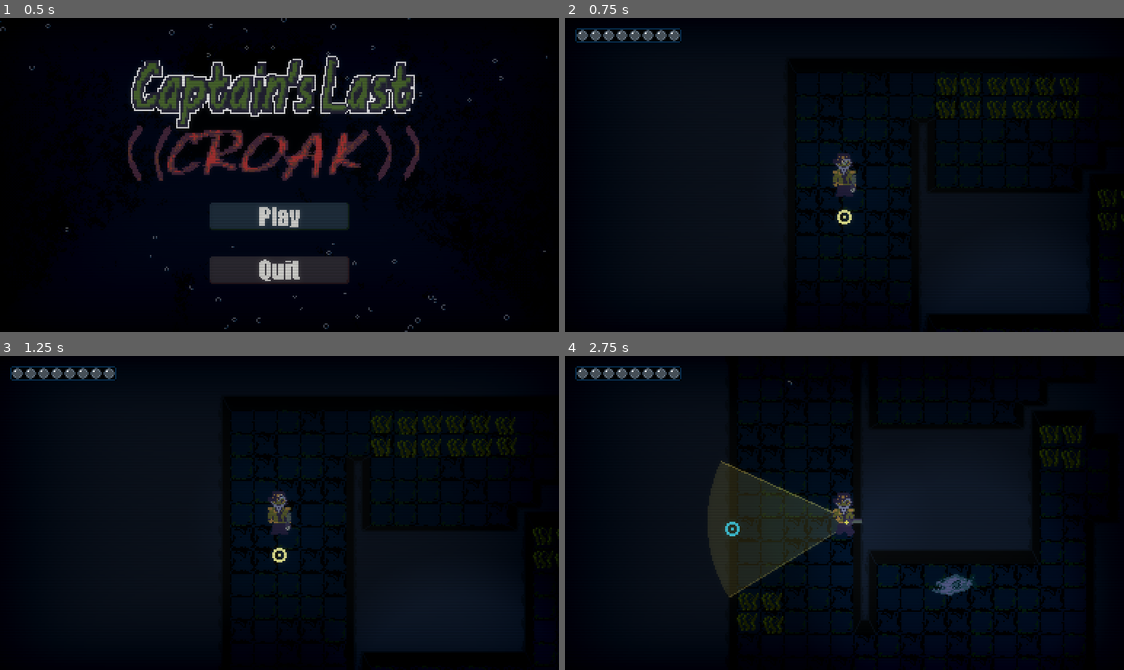
Above: before the commit, frames 1-4 (two rows, left to right).
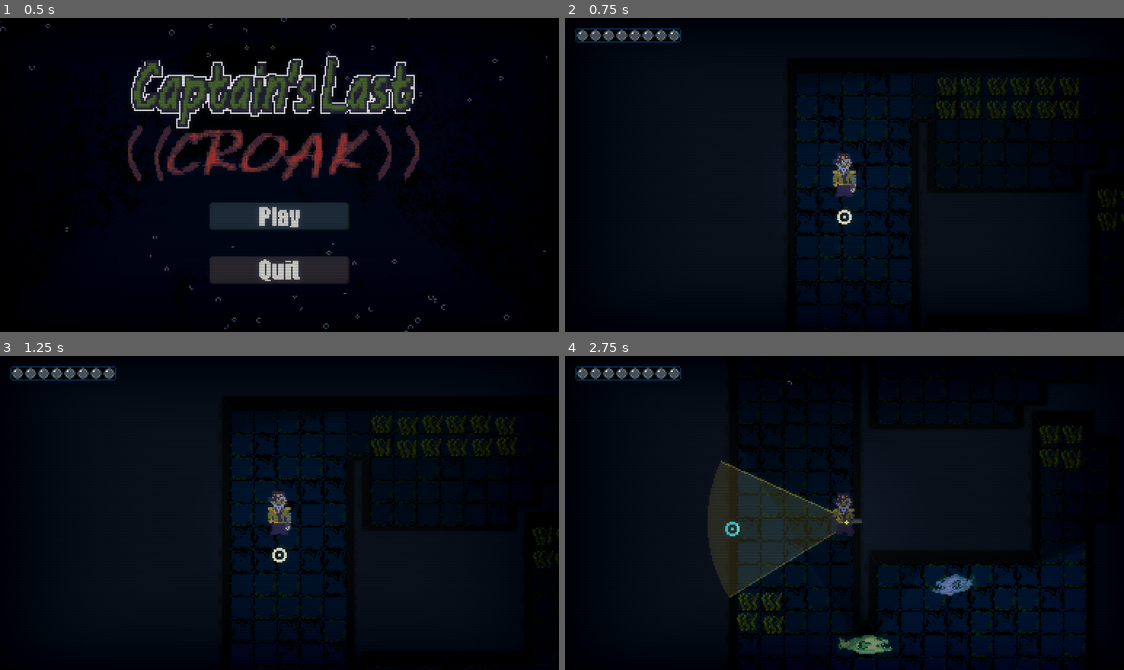
Above: after the commit, the same moments.

Repository: jablonskibrandan/GodotWild98
Game: Godot game, scene res://scenes/main_menu.tscn
The game is run twice, just before and just after one commit, with the same random seed, the same clock (stepped at 60 frames per second) and the same inputs. Sound files missing from this copy of the repository are replaced by a short silence.
Inputs (mouse positions are in pixels of both pictures, inside the frame that each line leads up to):
- Up to frame 1 (0.5 s): no input
- Up to frame 2 (0.75 s): click (844, 215) at 0.5 s
- Up to frame 3 (1.25 s): no input
- Up to frame 4 (2.75 s): tap Enter at 1.25 s; move the mouse to (967, 497) at 1.27 s; hold D (move_right) 1.28-2.03 s; hold F (flashlight_toggle) 1.28-2.03 s; move the mouse to (732, 528) at 2.02 s; hold S (move_down) from 2.03 s (still down); right-click (732, 528) at 2.1 s

Frame 1 is identical in both runs. In frame 2, 0.3% of the frame differs, in the area x 47-53%, y 43-66%; in frame 3, 0.2%; in frame 4, 0.8%, in the area x 30-74%, y 37-95%.

Commit message:
Light changes

Diff:
--- a/scenes/floor_one.tscn
+++ b/scenes/floor_one.tscn
@@ -16,9 +16,13 @@
 [ext_resource type="Script" uid="uid://0h04okl3wdaf" path="res://scripts/tools/naval_mine_tool.gd" id="11_tc85r"]
 [ext_resource type="PackedScene" uid="uid://d1jgjcardmcp1" path="res://scenes/player.tscn" id="12_2q86r"]
 [ext_resource type="PackedScene" path="res://scenes/bubble_bar.tscn" id="12_bubble_bar"]
+[ext_resource type="PackedScene" uid="uid://cqjl0cwe3lhux" path="res://scenes/monsters/yellow_monster.tscn" id="16_fio2n"]
 [ext_resource type="Shader" uid="uid://bogy8vvctkjss" path="res://visuals/crt_shader.gdshader" id="17_ap1ie"]
 [ext_resource type="PackedScene" uid="uid://dm48ti74qwqcc" path="res://scenes/monsters/base_blue_monster.tscn" id="18_8uit6"]
 [ext_resource type="Texture2D" uid="uid://qud7y6guapj7" path="res://visuals/ui/bubble_bar.png" id="19_tc85r"]
+
+[sub_resource type="OccluderPolygon2D" id="OccluderPolygon2D_tc85r"]
+polygon = PackedVector2Array(-8, -8, 8, -8, 8, 8, -8, 8)
 
 [sub_resource type="TileSetAtlasSource" id="TileSetAtlasSource_gnqv8"]
 texture = ExtResource("9_panii")
@@ -26,6 +30,7 @@
 0:0/0/modulate = Color(0.78533334, 0.77, 1, 1)
 0:0/0/terrain_set = 0
 0:0/0/terrain = 0
+0:0/0/occlusion_layer_0/polygon_0/polygon = SubResource("OccluderPolygon2D_tc85r")
 0:0/0/physics_layer_0/polygon_0/points = PackedVector2Array(-8, -8, 8, -8, 8, 8, -8, 8)
 0:0/0/terrains_peering_bit/right_side = 0
 0:0/0/terrains_peering_bit/bottom_side = 0
@@ -33,6 +38,7 @@
 1:0/0/modulate = Color(0.78533334, 0.77, 1, 1)
 1:0/0/terrain_set = 0
 1:0/0/terrain = 0
+1:0/0/occlusion_layer_0/polygon_0/polygon = SubResource("OccluderPolygon2D_tc85r")
 1:0/0/physics_layer_0/polygon_0/points = PackedVector2Array(-8, -8, 8, -8, 8, 8, -8, 8)
 1:0/0/terrains_peering_bit/right_side = 0
 1:0/0/terrains_peering_bit/left_side = 0
@@ -40,6 +46,7 @@
 2:0/0/modulate = Color(0.78533334, 0.77, 1, 1)
 2:0/0/terrain_set = 0
 2:0/0/terrain = 0
+2:0/0/occlusion_layer_0/polygon_0/polygon = SubResource("OccluderPolygon2D_tc85r")
 2:0/0/physics_layer_0/polygon_0/points = PackedVector2Array(-8, -8, 8, -8, 8, 8, -8, 8)
 2:0/0/terrains_peering_bit/bottom_side = 0
 2:0/0/terrains_peering_bit/left_side = 0
@@ -47,12 +54,14 @@
 3:0/0/modulate = Color(0.78533334, 0.77, 1, 1)
 3:0/0/terrain_set = 0
 3:0/0/terrain = 0
+3:0/0/occlusion_layer_0/polygon_0/polygon = SubResource("OccluderPolygon2D_tc85r")
 3:0/0/physics_layer_0/polygon_0/points = PackedVector2Array(-8, -8, 8, -8, 8, 8, -8, 8)
 3:0/0/terrains_peering_bit/bottom_side = 0
 4:0/0 = 0
 4:0/0/modulate = Color(0.78533334, 0.77, 1, 1)
 4:0/0/terrain_set = 0
 4:0/0/terrain = 0
+4:0/0/occlusion_layer_0/polygon_0/polygon = SubResource("OccluderPolygon2D_tc85r")
 4:0/0/physics_layer_0/polygon_0/points = PackedVector2Array(-8, -8, 8, -8, 8, 8, -8, 8)
 4:0/0/terrains_peering_bit/right_side = 0
 4:0/0/terrains_peering_bit/bottom_side = 0
@@ -61,6 +70,7 @@
 5:0/0/modulate = Color(0.78533334, 0.77, 1, 1)
 5:0/0/terrain_set = 0
 5:0/0/terrain = 0
+5:0/0/occlusion_layer_0/polygon_0/polygon = SubResource("OccluderPolygon2D_tc85r")
 5:0/0/physics_layer_0/polygon_0/points = PackedVector2Array(-8, -8, 8, -8, 8, 8, -8, 8)
 5:0/0/terrains_peering_bit/bottom_side = 0
 5:0/0/terrains_peering_bit/left_side = 0
@@ -69,6 +79,7 @@
 6:0/0/modulate = Color(0.78533334, 0.77, 1, 1)
 6:0/0/terrain_set = 0
 6:0/0/terrain = 0
+6:0/0/occlusion_layer_0/polygon_0/polygon = SubResource("OccluderPolygon2D_tc85r")
 6:0/0/physics_layer_0/polygon_0/points = PackedVector2Array(-8, -8, 8, -8, 8, 8, -8, 8)
 6:0/0/terrains_peering_bit/right_side = 0
 6:0/0/terrains_peering_bit/bottom_right_corner = 0
@@ -77,6 +88,7 @@
 7:0/0/modulate = Color(0.78533334, 0.77, 1, 1)
 7:0/0/terrain_set = 0
 7:0/0/terrain = 0
+7:0/0/occlusion_layer_0/polygon_0/polygon = SubResource("OccluderPolygon2D_tc85r")
 7:0/0/physics_layer_0/polygon_0/points = PackedVector2Array(-8, -8, 8, -8, 8, 8, -8, 8)
 7:0/0/terrains_peering_bit/right_side = 0
 7:0/0/terrains_peering_bit/bottom_right_corner = 0
@@ -87,6 +99,7 @@
 8:0/0/modulate = Color(0.78533334, 0.77, 1, 1)
 8:0/0/terrain_set = 0
 8:0/0/terrain = 0
+8:0/0/occlusion_layer_0/polygon_0/polygon = SubResource("OccluderPolygon2D_tc85r")
 8:0/0/physics_layer_0/polygon_0/points = PackedVector2Array(-8, -8, 8, -8, 8, 8, -8, 8)
 8:0/0/terrains_peering_bit/bottom_side = 0
 8:0/0/terrains_peering_bit/bottom_left_corner = 0
@@ -95,6 +108,7 @@
 9:0/0/modulate = Color(0.78533334, 0.77, 1, 1)
 9:0/0/terrain_set = 0
 9:0/0/terrain = 0
+9:0/0/occlusion_layer_0/polygon_0/polygon = SubResource("OccluderPolygon2D_tc85r")
 9:0/0/physics_layer_0/polygon_0/points = PackedVector2Array(-8, -8, 8, -8, 8, 8, -8, 8)
 9:0/0/terrains_peering_bit/right_side = 0
 9:0/0/terrains_peering_bit/bottom_right_corner = 0
@@ -107,6 +121,7 @@
 10:0/0/modulate = Color(0.78533334, 0.77, 1, 1)
 10:0/0/terrain_set = 0
 10:0/0/terrain = 0
+10:0/0/occlusion_layer_0/polygon_0/polygon = SubResource("OccluderPolygon2D_tc85r")
 10:0/0/physics_layer_0/polygon_0/points = PackedVector2Array(-8, -8, 8, -8, 8, 8, -8, 8)
 10:0/0/terrains_peering_bit/right_side = 0
 10:0/0/terrains_peering_bit/bottom_right_corner = 0
@@ -119,6 +134,7 @@
 11:0/0/modulate = Color(0.78533334, 0.77, 1, 1)
 11:0/0/terrain_set = 0
 11:0/0/terrain = 0
+11:0/0/occlusion_layer_0/polygon_0/polygon = SubResource("OccluderPolygon2D_tc85r")
 11:0/0/physics_layer_0/polygon_0/points = PackedVector2Array(-8, -8, 8, -8, 8, 8, -8, 8)
 11:0/0/terrains_peering_bit/right_side = 0
 11:0/0/terrains_peering_bit/left_side = 0
@@ -128,6 +144,7 @@
 12:0/0/modulate = Color(0.78533334, 0.77, 1, 1)
 12:0/0/terrain_set = 0
 12:0/0/terrain = 0
+12:0/0/occlusion_layer_0/polygon_0/polygon = SubResource("OccluderPolygon2D_tc85r")
 12:0/0/physics_layer_0/polygon_0/points = PackedVector2Array(-8, -8, 8, -8, 8, 8, -8, 8)
 12:0/0/terrains_peering_bit/right_side = 0
 12:0/0/terrains_peering_bit/left_side = 0
@@ -137,6 +154,7 @@
 13:0/0/modulate = Color(0.78533334, 0.77, 1, 1)
 13:0/0/terrain_set = 0
 13:0/0/terrain = 0
+13:0/0/occlusion_layer_0/polygon_0/polygon = SubResource("OccluderPolygon2D_tc85r")
 13:0/0/physics_layer_0/polygon_0/points = PackedVector2Array(-8, -8, 8, -8, 8, 8, -8, 8)
 13:0/0/terrains_peering_bit/right_side = 0
 13:0/0/terrains_peering_bit/bottom_right_corner = 0
@@ -146,6 +164,7 @@
 14:0/0/modulate = Color(0.78533334, 0.77, 1, 1)
 14:0/0/terrain_set = 0
 14:0/0/terrain = 0
+14:0/0/occlusion_layer_0/polygon_0/polygon = SubResource("OccluderPolygon2D_tc85r")
 14:0/0/physics_layer_0/polygon_0/points = PackedVector2Array(-8, -8, 8, -8, 8, 8, -8, 8)
 14:0/0/terrains_peering_bit/bottom_side = 0
 14:0/0/terrains_peering_bit/bottom_left_corner = 0
@@ -155,6 +174,7 @@
 15:0/0/modulate = Color(0.78533334, 0.77, 1, 1)
 15:0/0/terrain_set = 0
 15:0/0/terrain = 0
+15:0/0/occlusion_layer_0/polygon_0/polygon = SubResource("OccluderPolygon2D_tc85r")
 15:0/0/physics_layer_0/polygon_0/points = PackedVector2Array(-8, -8, 8, -8, 8, 8, -8, 8)
 15:0/0/terrains_peering_bit/right_side = 0
 15:0/0/terrains_peering_bit/bottom_side = 0
@@ -166,6 +186,7 @@
 16:0/0/modulate = Color(0.78533334, 0.77, 1, 1)
 16:0/0/terrain_set = 0
 16:0/0/terrain = 0
+16:0/0/occlusion_layer_0/polygon_0/polygon = SubResource("OccluderPolygon2D_tc85r")
 16:0/0/physics_layer_0/polygon_0/points = PackedVector2Array(-8, -8, 8, -8, 8, 8, -8, 8)
 16:0/0/terrains_peering_bit/right_side = 0
 16:0/0/terrains_peering_bit/bottom_right_corner = 0
@@ -177,6 +198,7 @@
 0:1/0/modulate = Color(0.78533334, 0.77, 1, 1)
 0:1/0/terrain_set = 0
 0:1/0/terrain = 0
+0:1/0/occlusion_layer_0/polygon_0/polygon = SubResource("OccluderPolygon2D_tc85r")
 0:1/0/physics_layer_0/polygon_0/points = PackedVector2Array(-8, -8, 8, -8, 8, 8, -8, 8)
 0:1/0/terrains_peering_bit/bottom_side = 0
 0:1/0/terrains_peering_bit/top_side = 0
@@ -184,11 +206,13 @@
 1:1/0/modulate = Color(0.78533334, 0.77, 1, 1)
 1:1/0/terrain_set = 0
 1:1/0/terrain = 0
+1:1/0/occlusion_layer_0/polygon_0/polygon = SubResource("OccluderPolygon2D_tc85r")
 1:1/0/physics_layer_0/polygon_0/points = PackedVector2Array(-8, -8, 8, -8, 8, 8, -8, 8)
 2:1/0 = 0
 2:1/0/modulate = Color(0.78533334, 0.77, 1, 1)
 2:1/0/terrain_set = 0
 2:1/0/terrain = 0
+2:1/0/occlusion_layer_0/polygon_0/polygon = SubResource("OccluderPolygon2D_tc85r")
 2:1/0/physics_layer_0/polygon_0/points = PackedVector2Array(-8, -8, 8, -8, 8, 8, -8, 8)
 2:1/0/terrains_peering_bit/bottom_side = 0
 2:1/0/terrains_peering_bit/top_side = 0
@@ -196,12 +220,14 @@
 3:1/0/modulate = Color(0.78533334, 0.77, 1, 1)
 3:1/0/terrain_set = 0
 3:1/0/terrain = 0
+3:1/0/occlusion_layer_0/polygon_0/polygon = SubResource("OccluderPolygon2D_tc85r")
 3:1/0/physics_layer_0/polygon_0/points = PackedVector2Array(-8, -8, 8, -8, 8, 8, -8, 8)
 3:1/0/terrains_peering_bit/top_side = 0
 4:1/0 = 0
 4:1/0/modulate = Color(0.78533334, 0.77, 1, 1)
 4:1/0/terrain_set = 0
 4:1/0/terrain = 0
+4:1/0/occlusion_layer_0/polygon_0/polygon = SubResource("OccluderPolygon2D_tc85r")
 4:1/0/physics_layer_0/polygon_0/points = PackedVector2Array(-8, -8, 8, -8, 8, 8, -8, 8)
 4:1/0/terrains_peering_bit/right_side = 0
 4:1/0/terrains_peering_bit/bottom_side = 0
@@ -210,6 +236,7 @@
 5:1/0/modulate = Color(0.78533334, 0.77, 1, 1)
 5:1/0/terrain_set = 0
 5:1/0/terrain = 0
+5:1/0/occlusion_layer_0/polygon_0/polygon = SubResource("OccluderPolygon2D_tc85r")
 5:1/0/physics_layer_0/polygon_0/points = PackedVector2Array(-8, -8, 8, -8, 8, 8, -8, 8)
 5:1/0/terrains_peering_bit/right_side = 0
 5:1/0/terrains_peering_bit/left_side = 0
@@ -218,6 +245,7 @@
 6:1/0/modulate = Color(0.78533334, 0.77, 1, 1)
 6:1/0/terrain_set = 0
 6:1/0/terrain = 0
+6:1/0/occlusion_layer_0/polygon_0/polygon = SubResource("OccluderPolygon2D_tc85r")
 6:1/0/physics_layer_0/polygon_0/points = PackedVector2Array(-8, -8, 8, -8, 8, 8, -8, 8)
 6:1/0/terrains_peering_bit/right_side = 0
 6:1/0/terrains_peering_bit/bottom_right_corner = 0
@@ -228,6 +256,7 @@
 7:1/0/modulate = Color(0.78533334, 0.77, 1, 1)
 7:1/0/terrain_set = 0
 7:1/0/terrain = 0
+7:1/0/occlusion_layer_0/polygon_0/polygon = SubResource("OccluderPolygon2D_tc85r")
 7:1/0/physics_layer_0/polygon_0/points = PackedVector2Array(-8, -8, 8, -8, 8, 8, -8, 8)
 7:1/0/terrains_peering_bit/right_side = 0
 7:1/0/terrains_peering_bit/bottom_right_corner = 0
@@ -241,6 +270,7 @@
 8:1/0/modulate = Color(0.78533334, 0.77, 1, 1)
 8:1/0/terrain_set = 0
 8:1/0/terrain = 0
+8:1/0/occlusion_layer_0/polygon_0/polygon = SubResource("OccluderPolygon2D_tc85r")
 8:1/0/physics_layer_0/polygon_0/points = PackedVector2Array(-8, -8, 8, -8, 8, 8, -8, 8)
 8:1/0/terrains_peering_bit/bottom_side = 0
 8:1/0/terrains_peering_bit/bottom_left_corner = 0
@@ -251,6 +281,7 @@
 9:1/0/modulate = Color(0.78533334, 0.77, 1, 1)
 9:1/0/terrain_set = 0
 9:1/0/terrain = 0
+9:1/0/occlusion_layer_0/polygon_0/polygon = SubResource("OccluderPolygon2D_tc85r")
 9:1/0/physics_layer_0/polygon_0/points = PackedVector2Array(-8, -8, 8, -8, 8, 8, -8, 8)
 9:1/0/terrains_peering_bit/right_side = 0
 9:1/0/terrains_peering_bit/bottom_right_corner = 0
@@ -263,6 +294,7 @@
 10:1/0/modulate = Color(0.78533334, 0.77, 1, 1)
 10:1/0/terrain_set = 0
 10:1/0/terrain = 0
+10:1/0/occlusion_layer_0/polygon_0/polygon = SubResource("OccluderPolygon2D_tc85r")
 10:1/0/physics_layer_0/polygon_0/points = PackedVector2Array(-8, -8, 8, -8, 8, 8, -8, 8)
 10:1/0/terrains_peering_bit/right_side = 0
 10:1/0/terrains_peering_bit/bottom_side = 0
@@ -275,6 +307,7 @@
 11:1/0/modulate = Color(0.78533334, 0.77, 1, 1)
 11:1/0/terrain_set = 0
 11:1/0/terrain = 0
+11:1/0/occlusion_layer_0/polygon_0/polygon = SubResource("OccluderPolygon2D_tc85r")
 11:1/0/physics_layer_0/polygon_0/points = PackedVector2Array(-8, -8, 8, -8, 8, 8, -8, 8)
 11:1/0/terrains_peering_bit/right_side = 0
 11:1/0/terrains_peering_bit/bottom_right_corner = 0
@@ -284,6 +317,7 @@
 12:1/0/modulate = Color(0.78533334, 0.77, 1, 1)
 12:1/0/terrain_set = 0
 12:1/0/terrain = 0
+12:1/0/occlusion_layer_0/polygon_0/polygon = SubResource("OccluderPolygon2D_tc85r")
 12:1/0/physics_layer_0/polygon_0/points = PackedVector2Array(-8, -8, 8, -8, 8, 8, -8, 8)
 12:1/0/terrains_peering_bit/right_side = 0
 12:1/0/terrains_peering_bit/bottom_side = 0
@@ -293,6 +327,7 @@
 13:1/0/modulate = Color(0.78533334, 0.77, 1, 1)
 13:1/0/terrain_set = 0
 13:1/0/terrain = 0
+13:1/0/occlusion_layer_0/polygon_0/polygon = SubResource("OccluderPolygon2D_tc85r")
 13:1/0/physics_layer_0/polygon_0/points = PackedVector2Array(-8, -8, 8, -8, 8, 8, -8, 8)
 13:1/0/terrains_peering_bit/right_side = 0
 13:1/0/terrains_peering_bit/bottom_side = 0
@@ -302,6 +337,7 @@
 14:1/0/modulate = Color(0.78533334, 0.77, 1, 1)
 14:1/0/terrain_set = 0
 14:1/0/terrain = 0
+14:1/0/occlusion_layer_0/polygon_0/polygon = SubResource("OccluderPolygon2D_tc85r")
 14:1/0/physics_layer_0/polygon_0/points = PackedVector2Array(-8, -8, 8, -8, 8, 8, -8, 8)
 14:1/0/terrains_peering_bit/bottom_side = 0
 14:1/0/terrains_peering_bit/left_side = 0
@@ -311,6 +347,7 @@
 15:1/0/modulate = Color(0.78533334, 0.77, 1, 1)
 15:1/0/terrain_set = 0
 15:1/0/terrain = 0
+15:1/0/occlusion_layer_0/polygon_0/polygon = SubResource("OccluderPolygon2D_tc85r")
 15:1/0/physics_layer_0/polygon_0/points = PackedVector2Array(-8, -8, 8, -8, 8, 8, -8, 8)
 15:1/0/terrains_peering_bit/right_side = 0
 15:1/0/terrains_peering_bit/bottom_right_corner = 0
@@ -322,6 +359,7 @@
 16:1/0/modulate = Color(0.78533334, 0.77, 1, 1)
 16:1/0/terrain_set = 0
 16:1/0/terrain = 0
+16:1/0/occlusion_layer_0/polygon_0/polygon = SubResource("OccluderPolygon2D_tc85r")
 16:1/0/physics_layer_0/polygon_0/points = PackedVector2Array(-8, -8, 8, -8, 8, 8, -8, 8)
 16:1/0/terrains_peering_bit/right_side = 0
 16:1/0/terrains_peering_bit/bottom_side = 0
@@ -333,6 +371,7 @@
 0:2/0/modulate = Color(0.78533334, 0.77, 1, 1)
 0:2/0/terrain_set = 0
 0:2/0/terrain = 0
+0:2/0/occlusion_layer_0/polygon_0/polygon = SubResource("OccluderPolygon2D_tc85r")
 0:2/0/physics_layer_0/polygon_0/points = PackedVector2Array(-8, -8, 8, -8, 8, 8, -8, 8)
 0:2/0/terrains_peering_bit/right_side = 0
 0:2/0/terrains_peering_bit/top_side = 0
@@ -340,6 +379,7 @@
 1:2/0/modulate = Color(0.78533334, 0.77, 1, 1)
 1:2/0/terrain_set = 0
 1:2/0/terrain = 0
+1:2/0/occlusion_layer_0/polygon_0/polygon = SubResource("OccluderPolygon2D_tc85r")
 1:2/0/physics_layer_0/polygon_0/points = PackedVector2Array(-8, -8, 8, -8, 8, 8, -8, 8)
 1:2/0/terrains_peering_bit/right_side = 0
 1:2/0/terrains_peering_bit/left_side = 0
@@ -347,6 +387,7 @@
 2:2/0/modulate = Color(0.78533334, 0.77, 1, 1)
 2:2/0/terrain_set = 0
 2:2/0/terrain = 0
+2:2/0/occlusion_layer_0/polygon_0/polygon = SubResource("OccluderPolygon2D_tc85r")
 2:2/0/physics_layer_0/polygon_0/points = PackedVector2Array(-8, -8, 8, -8, 8, 8, -8, 8)
 2:2/0/terrains_peering_bit/left_side = 0
 2:2/0/terrains_peering_bit/top_side = 0
@@ -354,18 +395,21 @@
 3:2/0/modulate = Color(0.78533334, 0.77, 1, 1)
 3:2/0/terrain_set = 0
 3:2/0/terrain = 0
+3:2/0/occlusion_layer_0/polygon_0/polygon = SubResource("OccluderPolygon2D_tc85r")
 3:2/0/physics_layer_0/polygon_0/points = PackedVector2Array(-8, -8, 8, -8, 8, 8, -8, 8)
 3:2/0/terrains_peering_bit/right_side = 0
 4:2/0 = 0
 4:2/0/modulate = Color(0.78533334, 0.77, 1, 1)
 4:2/0/terrain_set = 0
 4:2/0/terrain = 0
+4:2/0/occlusion_layer_0/polygon_0/polygon = SubResource("OccluderPolygon2D_tc85r")
 4:2/0/physics_layer_0/polygon_0/points = PackedVector2Array(-8, -8, 8, -8, 8, 8, -8, 8)
 4:2/0/terrains_peering_bit/left_side = 0
 5:2/0 = 0
 5:2/0/modulate = Color(0.78533334, 0.77, 1, 1)
 5:2/0/terrain_set = 0
 5:2/0/terrain = 0
+5:2/0/occlusion_layer_0/polygon_0/polygon = SubResource("OccluderPolygon2D_tc85r")
 5:2/0/physics_layer_0/polygon_0/points = PackedVector2Array(-8, -8, 8, -8, 8, 8, -8, 8)
 5:2/0/terrains_peering_bit/right_side = 0
 5:2/0/terrains_peering_bit/bottom_side = 0
@@ -375,6 +419,7 @@
 6:2/0/modulate = Color(0.78533334, 0.77, 1, 1)
 6:2/0/terrain_set = 0
 6:2/0/terrain = 0
+6:2/0/occlusion_layer_0/polygon_0/polygon = SubResource("OccluderPolygon2D_tc85r")
 6:2/0/physics_layer_0/polygon_0/points = PackedVector2Array(-8, -8, 8, -8, 8, 8, -8, 8)
 6:2/0/terrains_peering_bit/right_side = 0
 6:2/0/terrains_peering_bit/top_side = 0
@@ -383,6 +428,7 @@
 7:2/0/modulate = Color(0.78533334, 0.77, 1, 1)
 7:2/0/terrain_set = 0
 7:2/0/terrain = 0
+7:2/0/occlusion_layer_0/polygon_0/polygon = SubResource("OccluderPolygon2D_tc85r")
 7:2/0/physics_layer_0/polygon_0/points = PackedVector2Array(-8, -8, 8, -8, 8, 8, -8, 8)
 7:2/0/terrains_peering_bit/right_side = 0
 7:2/0/terrains_peering_bit/left_side = 0
@@ -393,6 +439,7 @@
 8:2/0/modulate = Color(0.78533334, 0.77, 1, 1)
 8:2/0/terrain_set = 0
 8:2/0/terrain = 0
+8:2/0/occlusion_layer_0/polygon_0/polygon = SubResource("OccluderPolygon2D_tc85r")
 8:2/0/physics_layer_0/polygon_0/points = PackedVector2Array(-8, -8, 8, -8, 8, 8, -8, 8)
 8:2/0/terrains_peering_bit/left_side = 0
 8:2/0/terrains_peering_bit/top_left_corner = 0
@@ -401,6 +448,7 @@
 9:2/0/modulate = Color(0.78533334, 0.77, 1, 1)
 9:2/0/terrain_set = 0
 9:2/0/terrain = 0
+9:2/0/occlusion_layer_0/polygon_0/polygon = SubResource("OccluderPolygon2D_tc85r")
 9:2/0/physics_layer_0/polygon_0/points = PackedVector2Array(-8, -8, 8, -8, 8, 8, -8, 8)
 9:2/0/terrains_peering_bit/right_side = 0
 9:2/0/terrains_peering_bit/bottom_right_corner = 0
@@ -412,6 +460,7 @@
 10:2/0/modulate = Color(0.78533334, 0.77, 1, 1)
 10:2/0/terrain_set = 0
 10:2/0/terrain = 0
+10:2/0/occlusion_layer_0/polygon_0/polygon = SubResource("OccluderPolygon2D_tc85r")
 10:2/0/physics_layer_0/polygon_0/points = PackedVector2Array(-8, -8, 8, -8, 8, 8, -8, 8)
 10:2/0/terrains_peering_bit/right_side = 0
 10:2/0/terrains_peering_bit/bottom_side = 0
@@ -423,6 +472,7 @@
 13:2/0/modulate = Color(0.78533334, 0.77, 1, 1)
 13:2/0/terrain_set = 0
 13:2/0/terrain = 0
+13:2/0/occlusion_layer_0/polygon_0/polygon = SubResource("OccluderPolygon2D_tc85r")
 13:2/0/physics_layer_0/polygon_0/points = PackedVector2Array(-8, -8, 8, -8, 8, 8, -8, 8)
 13:2/0/terrains_peering_bit/right_side = 0
 13:2/0/terrains_peering_bit/bottom_side = 0
@@ -433,6 +483,7 @@
 14:2/0/modulate = Color(0.78533334, 0.77, 1, 1)
 14:2/0/terrain_set = 0
 14:2/0/terrain = 0
+14:2/0/occlusion_layer_0/polygon_0/polygon = SubResource("OccluderPolygon2D_tc85r")
 14:2/0/physics_layer_0/polygon_0/points = PackedVector2Array(-8, -8, 8, -8, 8, 8, -8, 8)
 14:2/0/terrains_peering_bit/right_side = 0
 14:2/0/terrains_peering_bit/bottom_right_corner = 0
@@ -474,6 +525,9 @@
 2:0/0/navigation_layer_0/polygon = SubResource("NavigationPolygon_y0f35")
 
 [sub_resource type="TileSet" id="TileSet_bhunq"]
+uv_clipping = true
+occlusion_layer_0/light_mask = 1
+occlusion_layer_0/sdf_collision = true
 physics_layer_0/collision_layer = 1
 physics_layer_0/collision_mask = 0
 terrain_set_0/mode = 0
@@ -585,6 +639,9 @@
 [node name="Blue_Monster" parent="MonsterManager" unique_id=447894495 instance=ExtResource("18_8uit6")]
 position = Vector2(182, 269)
 
+[node name="Yellow_Monster" parent="MonsterManager" unique_id=1600488408 instance=ExtResource("16_fio2n")]
+position = Vector2(80, 288)
+
 [node name="TargetCursor" type="Node2D" parent="." unique_id=1575986569]
 script = ExtResource("6_target")
 circle_radius = 4.0
--- a/scenes/monsters/base_blue_monster.tscn
+++ b/scenes/monsters/base_blue_monster.tscn
@@ -105,10 +105,10 @@
 height = 22.0
 
 [sub_resource type="Gradient" id="Gradient_y0f35"]
-offsets = PackedFloat32Array(0.7, 1)
+offsets = PackedFloat32Array(0.92, 0.94)
 colors = PackedColorArray(1, 1, 1, 1, 0, 0, 0, 1)
 metadata/_snap_enabled = true
-metadata/_snap_count = 2
+metadata/_snap_count = 100
 
 [sub_resource type="GradientTexture2D" id="GradientTexture2D_c47ug"]
 gradient = SubResource("Gradient_y0f35")
@@ -161,16 +161,8 @@
 [node name="PointLight2D" type="PointLight2D" parent="." unique_id=2009398952]
 position = Vector2(-1, 5)
 energy = 0.5
+shadow_enabled = true
 texture = SubResource("GradientTexture2D_c47ug")
-
-[node name="PointLight2D" type="PointLight2D" parent="PointLight2D" unique_id=1787844453]
-position = Vector2(1, -5)
-color = Color(0.5529412, 1, 1, 1)
-energy = 0.5
-range_item_cull_mask = 2
-shadow_color = Color(0, 0, 0, 1)
-texture = SubResource("GradientTexture2D_c47ug")
-texture_scale = 0.2
 
 [node name="CollisionShape2D" type="CollisionShape2D" parent="." unique_id=2053910371]
 rotation = 1.5707964
--- a/scenes/player.tscn
+++ b/scenes/player.tscn
@@ -329,7 +329,6 @@
 [node name="PointLight2D" type="PointLight2D" parent="." unique_id=568048671]
 position = Vector2(-1, 5)
 energy = 0.5
-shadow_enabled = true
 shadow_color = Color(0, 0, 0, 1)
 texture = SubResource("GradientTexture2D_qr0ht")
 metadata/_edit_lock_ = true
--- a/scripts/controllers/floor_controller.gd
+++ b/scripts/controllers/floor_controller.gd
@@ -60,4 +60,3 @@
 	print("Player bitten!")
 	bubble_health.take_bubble_hit(1)
 	print("Bubbles remaining: ", bubble_health.bubble_amount)
-	print("stealth: ", player.stealth)
--- a/scripts/monsters/base_monster.gd
+++ b/scripts/monsters/base_monster.gd
@@ -18,7 +18,7 @@
 @onready var target_finder: MonsterTargetFinder = $TargetFinder
 @onready var navigation_agent: NavigationAgent2D = $NavigationAgent2D
 @onready var animated_sprite: AnimatedSprite2D = $AnimatedSprite2D
-
+@onready var point_light: PointLight2D = $PointLight2D
 var starting_position: Vector2 = Vector2.ZERO
 var wander_position: Vector2 = Vector2.ZERO
 
@@ -28,7 +28,7 @@
 func _ready():
 	starting_position = global_position
 	wander_position = starting_position
-
+	point_light.scale = Vector2(target_finder.vision/100,target_finder.vision/100)
 	animated_sprite.animation_finished.connect(on_animation_finished)
 
 func configure_target_finder(player: Node2D):
